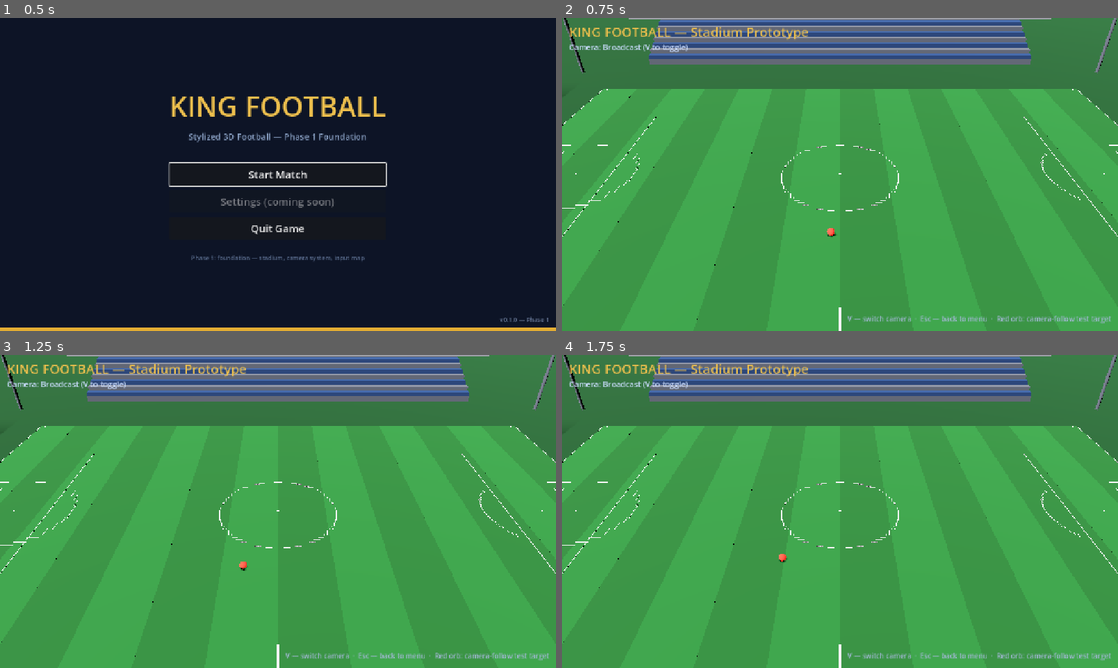
Above: before the commit, frames 1-4 (two rows, left to right).
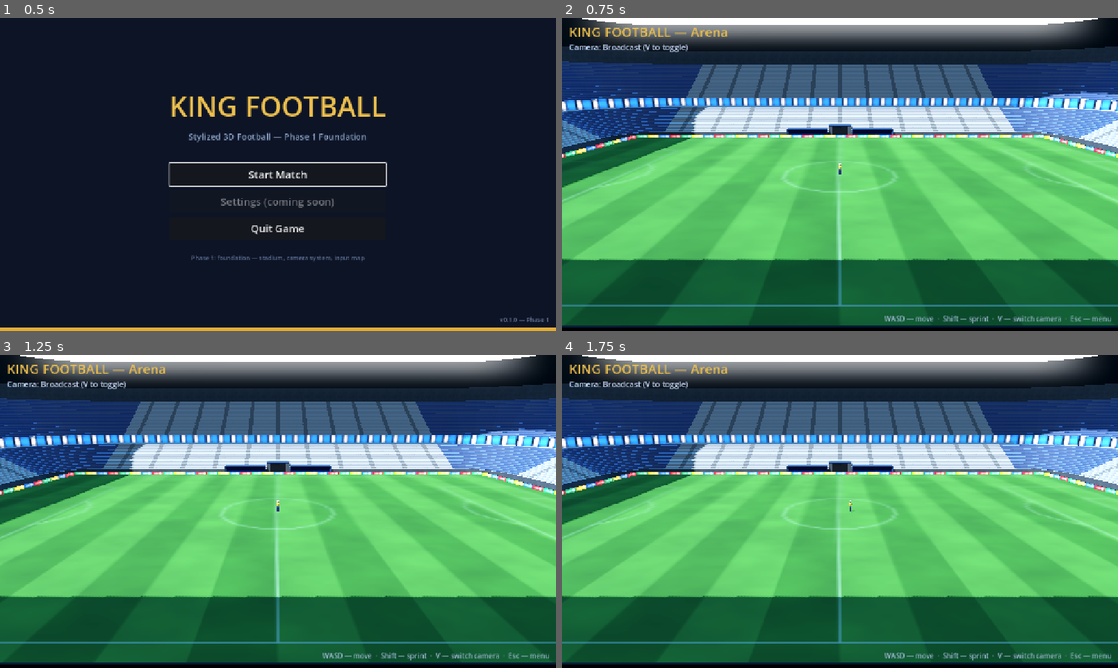
Above: after the commit, the same moments.

Repository: MOT1209/UNITY-GAMES-3D
Game: Godot game, scene res://scenes/main/main.tscn
The game is run twice, just before and just after one commit, with the same random seed, the same clock (stepped at 60 frames per second) and the same inputs.
Inputs (mouse positions are in pixels of both pictures, inside the frame that each line leads up to):
- Up to frame 1 (0.5 s): no input
- Up to frame 2 (0.75 s): click "Start Match" at 0.5 s
- Up to frame 3 (1.25 s): no input
- Up to frame 4 (1.75 s): move the mouse to (962, 495) at 1.27 s; hold D (move_right) from 1.28 s (still down); tap Space (pass) at 1.35 s; tap Shift (sprint) at 1.55 s

Frame 1 is identical in both runs. In frame 2, 92% of the frame differs, in the area x 0-100%, y 0-100%; in frame 3, 92%; in frame 4, 92%.

Commit message:
KING FOOTBALL: Blender stadium arena (GLB match scene) - collision/goal triggers/spawn conversion, broadcast camera, validation 29/29, phase1+2 guards still green

Diff:
--- /dev/null
+++ b/Foßball godot/king-f-oß-ball/resources/configurations/arena_camera_config.tres
@@ -0,0 +1,11 @@
+[gd_resource type="Resource" script_class="CameraConfig" format=3]
+
+[ext_resource type="Script" path="res://scripts/camera/camera_config.gd" id="1_cfg"]
+
+[resource]
+script = ExtResource("1_cfg")
+broadcast_position_offset = Vector3(54, 15, 0)
+broadcast_fov = 50.0
+follow_fov = 65.0
+follow_distance = 14.0
+follow_height = 8.0
--- /dev/null
+++ b/Foßball godot/king-f-oß-ball/scenes/stadium/stadium_arena.tscn
@@ -0,0 +1,93 @@
+[gd_scene format=3]
+
+[ext_resource type="Script" path="res://scripts/environment/stadium_prototype.gd" id="1_root"]
+[ext_resource type="Script" path="res://scripts/environment/stadium_arena.gd" id="2_arena"]
+[ext_resource type="PackedScene" path="res://scenes/player/player.tscn" id="3_player"]
+[ext_resource type="PackedScene" path="res://scenes/camera/game_camera.tscn" id="4_camera"]
+[ext_resource type="Resource" path="res://resources/configurations/arena_camera_config.tres" id="5_camcfg"]
+
+[sub_resource type="ProceduralSkyMaterial" id="sky_material"]
+sky_top_color = Color(0.25, 0.47, 0.8, 1)
+sky_horizon_color = Color(0.62, 0.75, 0.9, 1)
+ground_bottom_color = Color(0.1, 0.12, 0.14, 1)
+ground_horizon_color = Color(0.55, 0.65, 0.75, 1)
+
+[sub_resource type="Sky" id="sky"]
+sky_material = SubResource("sky_material")
+
+[sub_resource type="Environment" id="environment"]
+background_mode = 2
+sky = SubResource("sky")
+ambient_light_source = 3
+ambient_light_sky_contribution = 1.0
+ambient_light_energy = 0.4
+reflected_light_source = 2
+tonemap_mode = 2
+glow_enabled = true
+glow_intensity = 0.35
+glow_bloom = 0.0
+glow_hdr_threshold = 1.5
+
+[node name="StadiumArena" type="Node3D"]
+script = ExtResource("1_root")
+
+[node name="WorldEnvironment" type="WorldEnvironment" parent="."]
+environment = SubResource("environment")
+
+[node name="Sun" type="DirectionalLight3D" parent="."]
+rotation = Vector3(-0.85, 0.6, 0)
+light_energy = 0.9
+shadow_enabled = true
+directional_shadow_max_distance = 220.0
+
+[node name="Arena" type="Node3D" parent="."]
+unique_name_in_owner = true
+script = ExtResource("2_arena")
+
+[node name="Player" parent="." instance=ExtResource("3_player")]
+
+[node name="GameCamera" parent="." node_paths=PackedStringArray("follow_target") instance=ExtResource("4_camera")]
+unique_name_in_owner = true
+current = true
+config = ExtResource("5_camcfg")
+follow_target = NodePath("../Player")
+
+[node name="HUD" type="CanvasLayer" parent="."]
+
+[node name="TitleLabel" type="Label" parent="HUD"]
+layout_direction = 2
+anchor_right = 1.0
+offset_left = 16.0
+offset_top = 10.0
+offset_right = -16.0
+offset_bottom = 52.0
+theme_override_colors/font_color = Color(0.93, 0.75, 0.3, 1)
+theme_override_font_sizes/font_size = 30
+text = "KING FOOTBALL — Arena"
+
+[node name="CameraModeLabel" type="Label" parent="HUD"]
+unique_name_in_owner = true
+layout_direction = 2
+anchor_right = 1.0
+offset_left = 16.0
+offset_top = 54.0
+offset_right = -16.0
+offset_bottom = 84.0
+theme_override_colors/font_color = Color(0.8, 0.87, 1, 1)
+theme_override_font_sizes/font_size = 18
+text = "Camera: Broadcast"
+
+[node name="HintsLabel" type="Label" parent="HUD"]
+layout_direction = 2
+anchor_top = 1.0
+anchor_right = 1.0
+anchor_bottom = 1.0
+offset_left = 16.0
+offset_top = -40.0
+offset_right = -16.0
+offset_bottom = -12.0
+grow_vertical = 0
+theme_override_colors/font_color = Color(0.65, 0.72, 0.85, 1)
+theme_override_font_sizes/font_size = 16
+text = "WASD — move  ·  Shift — sprint  ·  V — switch camera  ·  Esc — menu"
+horizontal_alignment = 2
--- a/Foßball godot/king-f-oß-ball/scripts/core/game_manager.gd
+++ b/Foßball godot/king-f-oß-ball/scripts/core/game_manager.gd
@@ -20,7 +20,8 @@
 }
 
 const SCENE_MAIN := "res://scenes/main/main.tscn"
-const SCENE_STADIUM := "res://scenes/stadium/stadium_prototype.tscn"
+const SCENE_STADIUM := "res://scenes/stadium/stadium_arena.tscn"
+const SCENE_STADIUM_PROTOTYPE := "res://scenes/stadium/stadium_prototype.tscn"
 
 var state: State = State.BOOT:
 	set(value):
--- /dev/null
+++ b/Foßball godot/king-f-oß-ball/scripts/environment/stadium_arena.gd
@@ -0,0 +1,164 @@
+class_name StadiumArena
+extends Node3D
+
+## Loads the Blender-made stadium (assets/models/stadium/stadium.glb) and turns
+## its helper objects into gameplay nodes at runtime:
+##
+##   COL_*            -> StaticBody3D with a trimesh shape (mesh removed)
+##   TRIGGER_Goal_N/S -> Area3D goal volume, emits `goal_entered`
+##   SPAWN_*          -> stored in `spawn_points` (Transform3D)
+##
+## Conventions match FootballPitch: centre (0,0,0), length along Z,
+## goal lines at z = ±52.5, grass top at y = 0.
+## Goal "N" is the -Z end, goal "S" is the +Z end.
+
+signal goal_entered(goal_id: StringName, body: Node3D)
+signal arena_built
+
+const DEFAULT_MODEL_PATH := "res://assets/models/stadium/stadium.glb"
+const PREFIX_COLLISION := "COL_"
+const PREFIX_TRIGGER := "TRIGGER_Goal_"
+const PREFIX_SPAWN := "SPAWN_"
+
+## Leave empty to use DEFAULT_MODEL_PATH.
+@export var model: PackedScene
+@export var show_trees := true
+@export_flags_3d_physics var collision_layer := 1
+@export_flags_3d_physics var trigger_mask := 1
+## Multiplier for emissive parts (LED ribbons, ad boards, screens, roof lights).
+@export_range(0.0, 3.0, 0.05) var emission_scale := 0.45
+## Multiplies the grass texture colour (darker / richer pitch when < 1).
+@export var pitch_tint := Color(0.72, 0.8, 0.72)
+## When set, only bodies in this group fire `goal_entered` (e.g. &"ball").
+@export var goal_body_group: StringName = &""
+
+var spawn_points: Dictionary = {}   # StringName -> Transform3D
+var goal_areas: Dictionary = {}     # StringName -> Area3D
+var collision_bodies: Array[StaticBody3D] = []
+var model_root: Node3D
+
+
+func _ready() -> void:
+	build()
+
+
+func build() -> void:
+	var scene := model if model != null else load(DEFAULT_MODEL_PATH) as PackedScene
+	if scene == null:
+		push_error("StadiumArena: cannot load %s" % DEFAULT_MODEL_PATH)
+		return
+	model_root = scene.instantiate()
+	model_root.name = "Model"
+	add_child(model_root)
+
+	for node: Node in model_root.find_children("*", "", true, false):
+		var n := String(node.name)
+		if n.begins_with(PREFIX_COLLISION):
+			_make_collision(node as MeshInstance3D)
+		elif n.begins_with(PREFIX_TRIGGER):
+			_make_goal_trigger(node as MeshInstance3D, StringName(n.trim_prefix(PREFIX_TRIGGER)))
+		elif n.begins_with(PREFIX_SPAWN):
+			spawn_points[StringName(n.trim_prefix(PREFIX_SPAWN))] = (node as Node3D).global_transform
+		elif n == "Trees":
+			(node as Node3D).visible = show_trees
+		elif n == "Pitch" or n == "Plaza":
+			(node as GeometryInstance3D).cast_shadow = GeometryInstance3D.SHADOW_CASTING_SETTING_OFF
+			if n == "Pitch":
+				_tint_pitch(node as MeshInstance3D)
+		if node is MeshInstance3D and n.begins_with("Goal_"):
+			_fix_net_material(node)
+		if node is MeshInstance3D and not n.begins_with(PREFIX_COLLISION) \
+				and not n.begins_with(PREFIX_TRIGGER):
+			_scale_emission(node)
+	arena_built.emit()
+
+
+## Returns the stored spawn transform, or identity when the id is unknown.
+func get_spawn(id: StringName) -> Transform3D:
+	return spawn_points.get(id, Transform3D.IDENTITY)
+
+
+func _make_collision(mesh_node: MeshInstance3D) -> void:
+	if mesh_node == null or mesh_node.mesh == null:
+		return
+	var body := StaticBody3D.new()
+	body.name = mesh_node.name
+	body.collision_layer = collision_layer
+	body.collision_mask = 0
+	var shape := CollisionShape3D.new()
+	shape.shape = mesh_node.mesh.create_trimesh_shape()
+	body.add_child(shape)
+	add_child(body)
+	body.global_transform = mesh_node.global_transform
+	collision_bodies.append(body)
+	mesh_node.queue_free()
+
+
+func _make_goal_trigger(mesh_node: MeshInstance3D, goal_id: StringName) -> void:
+	if mesh_node == null or mesh_node.mesh == null:
+		return
+	var area := Area3D.new()
+	area.name = "GoalTrigger_%s" % goal_id
+	area.collision_layer = 0
+	area.collision_mask = trigger_mask
+	area.monitorable = false
+	var shape := CollisionShape3D.new()
+	shape.shape = mesh_node.mesh.create_convex_shape()
+	area.add_child(shape)
+	add_child(area)
+	area.global_transform = mesh_node.global_transform
+	area.body_entered.connect(_on_goal_body_entered.bind(goal_id))
+	goal_areas[goal_id] = area
+	mesh_node.queue_free()
+
+
+func _on_goal_body_entered(body: Node3D, goal_id: StringName) -> void:
+	if goal_body_group != &"" and not body.is_in_group(goal_body_group):
+		return
+	goal_entered.emit(goal_id, body)
+
+
+var _emissive_copies: Dictionary = {}
+
+
+func _tint_pitch(mesh_node: MeshInstance3D) -> void:
+	if mesh_node == null or pitch_tint == Color.WHITE:
+		return
+	var src := mesh_node.mesh.surface_get_material(0) as BaseMaterial3D
+	if src == null:
+		return
+	var grass := src.duplicate() as BaseMaterial3D
+	grass.albedo_color = src.albedo_color * pitch_tint
+	mesh_node.set_surface_override_material(0, grass)
+
+
+func _scale_emission(mesh_node: MeshInstance3D) -> void:
+	if is_equal_approx(emission_scale, 1.0) or mesh_node.mesh == null:
+		return
+	for i in mesh_node.mesh.get_surface_count():
+		var src := mesh_node.mesh.surface_get_material(i) as BaseMaterial3D
+		if src == null or not src.emission_enabled:
+			continue
+		if not _emissive_copies.has(src):
+			var copy := src.duplicate() as BaseMaterial3D
+			copy.emission_energy_multiplier = src.emission_energy_multiplier * emission_scale
+			_emissive_copies[src] = copy
+		mesh_node.set_surface_override_material(i, _emissive_copies[src])
+
+
+## The net texture has holes: render it with alpha scissor (no sorting
+## problems, casts proper shadows) and from both sides.
+func _fix_net_material(mesh_node: MeshInstance3D) -> void:
+	for i in mesh_node.mesh.get_surface_count():
+		var src := mesh_node.mesh.surface_get_material(i) as BaseMaterial3D
+		if src == null or not src.resource_name.contains("net"):
+			continue
+		var net := StandardMaterial3D.new()
+		net.resource_name = "M_net_scissor"
+		net.albedo_texture = src.albedo_texture
+		net.albedo_color = Color.WHITE
+		net.transparency = BaseMaterial3D.TRANSPARENCY_ALPHA_SCISSOR
+		net.alpha_scissor_threshold = 0.5
+		net.cull_mode = BaseMaterial3D.CULL_DISABLED
+		net.roughness = 0.8
+		mesh_node.set_surface_override_material(i, net)
--- a/Foßball godot/king-f-oß-ball/tests/screenshot_runner.gd
+++ b/Foßball godot/king-f-oß-ball/tests/screenshot_runner.gd
@@ -3,6 +3,8 @@
 ##   godot --path . res://tests/screenshot_runner.tscn -- menu
 ##   godot --path . res://tests/screenshot_runner.tscn -- stadium
 ##   godot --path . res://tests/screenshot_runner.tscn -- stadium_follow
+##   godot --path . res://tests/screenshot_runner.tscn -- arena
+##   godot --path . res://tests/screenshot_runner.tscn -- arena_follow
 ## Saves PNG into res://assets/placeholders/validation/ and quits.
 extends Node
 
@@ -15,7 +17,9 @@
 	var mode := args[0] if args.size() > 0 else "menu"
 
 	var scene_path := "res://ui/main_menu/main_menu.tscn"
-	if mode != "menu":
+	if mode.begins_with("arena"):
+		scene_path = "res://scenes/stadium/stadium_arena.tscn"
+	elif mode != "menu":
 		scene_path = "res://scenes/stadium/stadium_prototype.tscn"
 
 	var scene: Node = load(scene_path).instantiate()
@@ -29,20 +33,23 @@
 
 	add_child(scene)
 
-	if mode == "stadium_follow":
+	if mode == "stadium_follow" or mode == "arena_follow":
 		var camera: GameCamera = scene.get_node("%GameCamera")
 		camera.set_mode(GameCamera.Mode.FOLLOW)
 		for i in FOLLOW_FRAMES:
 			await get_tree().process_frame
 
-	if mode == "stadium":
+	if mode == "stadium" or mode == "arena":
 		await get_tree().create_timer(1.0).timeout
 
 	for i in STABILIZE_FRAMES:
 		await get_tree().process_frame
 
 	var image := get_viewport().get_texture().get_image()
-	var out_path := "res://assets/placeholders/validation/phase1_%s.png" % mode
+	var prefix := "arena_" if mode.begins_with("arena") else "phase1_"
+	var out_path := "res://assets/placeholders/validation/%s%s.png" % [prefix, mode.trim_prefix("arena_").trim_prefix("arena")]
+	if mode == "arena":
+		out_path = "res://assets/placeholders/validation/arena_broadcast.png"
 	image.save_png(out_path)
 	print("[SCREENSHOT] saved %s (%dx%d)" % [out_path, image.get_width(), image.get_height()])
 	get_tree().quit()
--- /dev/null
+++ b/Foßball godot/king-f-oß-ball/tests/stadium_arena_validation.gd
@@ -0,0 +1,138 @@
+## Stadium arena (GLB) validation suite — runs headless:
+##   godot --headless --path . res://tests/stadium_arena_validation.tscn
+## Asserts: GLB + scene load, helper objects converted (collision bodies,
+## goal triggers, spawn points), no helper mesh left visible, ground collision
+## everywhere a player/ball can go, player stands on the arena, a ball shot
+## into each goal fires `goal_entered` and is stopped by the net, the
+## broadcast camera sees the centre spot, GameManager starts this scene.
+
+extends Node
+
+const SCENE := "res://scenes/stadium/stadium_arena.tscn"
+const GLB := "res://assets/models/stadium/stadium.glb"
+
+var _passed := 0
+var _failed := 0
+var _root: Node3D
+var _arena: StadiumArena
+var _goals: Array[StringName] = []
+
+
+func _check(condition: bool, test_name: String, detail := "") -> void:
+	if condition:
+		_passed += 1
+		print("[PASS] %s" % test_name)
+	else:
+		_failed += 1
+		print("[FAIL] %s%s" % [test_name, (" — " + detail) if detail != "" else ""])
+
+
+func _ready() -> void:
+	await get_tree().process_frame
+	print("=== KING FOOTBALL — Stadium arena validation ===")
+	_check(load(GLB) != null, "GLB loads: %s" % GLB)
+	var packed: PackedScene = load(SCENE)
+	_check(packed != null, "Scene loads: %s" % SCENE)
+	if packed == null:
+		_finish()
+		return
+	_root = packed.instantiate()
+	add_child(_root)
+	await _physics_frames(3)
+	_arena = _root.get_node("%Arena")
+	_arena.goal_entered.connect(func(id: StringName, _b: Node3D) -> void: _goals.append(id))
+
+	_test_structure()
+	_test_ground_coverage()
+	await _test_player_grounded()
+	await _test_goal(&"N", -1.0)
+	await _test_goal(&"S", 1.0)
+	_test_broadcast_view()
+	_check(GameManager.SCENE_STADIUM == SCENE, "GameManager.start_match opens the arena")
+	_finish()
+
+
+func _finish() -> void:
+	print("=== Validation summary: %d passed, %d failed ===" % [_passed, _failed])
+	get_tree().quit(1 if _failed > 0 else 0)
+
+
+func _physics_frames(n: int) -> void:
+	for i in n:
+		await get_tree().physics_frame
+
+
+func _test_structure() -> void:
+	_check(_arena.model_root != null, "Arena instanced the GLB model")
+	var names := _arena.collision_bodies.map(func(b: StaticBody3D) -> String: return b.name)
+	for expected: String in ["COL_Ground", "COL_Stands", "COL_Facade", "COL_AdBoards", "COL_Goal_N", "COL_Goal_S"]:
+		_check(expected in names, "Collision body built: %s" % expected)
+	_check(_arena.goal_areas.has(&"N") and _arena.goal_areas.has(&"S"), "Goal triggers N and S built")
+	for id: StringName in [&"Kickoff", &"Home_Bench", &"Away_Bench", &"Tunnel"]:
+		_check(_arena.spawn_points.has(id), "Spawn point: %s" % id)
+	_check(_arena.get_spawn(&"Kickoff").origin.length() < 0.01, "Kickoff spawn at the centre spot")
+	var leftovers := _arena.model_root.find_children("COL_*", "MeshInstance3D", true, false) \
+			+ _arena.model_root.find_children("TRIGGER_*", "MeshInstance3D", true, false)
+	_check(leftovers.all(func(n: Node) -> bool: return n.is_queued_for_deletion()),
+			"No helper mesh left in the render")
+	var visible_meshes := _arena.model_root.find_children("*", "MeshInstance3D", true, false)
+	_check(visible_meshes.size() >= 15, "Visual meshes present (%d)" % visible_meshes.size())
+
+
+func _ray_down(x: float, z: float) -> Dictionary:
+	var space := _arena.get_world_3d().direct_space_state
+	var q := PhysicsRayQueryParameters3D.create(Vector3(x, 5.0, z), Vector3(x, -5.0, z))
+	q.exclude = [(_root.get_node("Player") as CollisionObject3D).get_rid()]
+	return space.intersect_ray(q)
+
+
+func _test_ground_coverage() -> void:
+	# Pitch, run-off between touchline and stands (fell through in Phase 1),
+	# corner of the pitch, and the outside plaza.
+	for p: Vector2 in [Vector2(0, 0), Vector2(38.5, 0), Vector2(34, 52.5),
+			Vector2(-36.0, 55.0), Vector2(110, 0)]:
+		var hit := _ray_down(p.x, p.y)
+		_check(not hit.is_empty() and absf(hit.position.y) < 0.05,
+				"Ground collision at (%.1f, %.1f)" % [p.x, p.y],
+				"no hit" if hit.is_empty() else "hit y=%.2f" % hit.position.y)
+
+
+func _test_player_grounded() -> void:
+	var player: CharacterBody3D = _root.get_node("Player")
+	player.global_position = Vector3(0, 1.0, 10)
+	await _physics_frames(90)
+	_check(player.is_on_floor() and absf(player.global_position.y) < 0.1,
+			"Player lands and stands on the arena floor",
+			"y=%.3f floor=%s" % [player.global_position.y, player.is_on_floor()])
+
+
+func _test_goal(id: StringName, dir: float) -> void:
+	_goals.clear()
+	var ball := RigidBody3D.new()
+	ball.name = "TestBall_%s" % id
+	ball.mass = 0.43
+	var cs := CollisionShape3D.new()
+	var sphere := SphereShape3D.new()
+	sphere.radius = 0.11
+	cs.shape = sphere
+	ball.add_child(cs)
+	ball.continuous_cd = true
+	_root.add_child(ball)
+	ball.global_position = Vector3(1.0, 0.8, dir * 45.0)
+	ball.linear_velocity = Vector3(0.0, 2.0, dir * 22.0)
+	await _physics_frames(180)
+	_check(id in _goals, "Shot into goal %s fires goal_entered(%s)" % [id, id], "got %s" % [_goals])
+	var z := absf(ball.global_position.z)
+	_check(z < 54.7 and z > 52.0, "Net stops the ball in goal %s" % id, "ball |z|=%.2f" % z)
+	ball.queue_free()
+
+
+func _test_broadcast_view() -> void:
+	var cam: GameCamera = _root.get_node("%GameCamera")
+	cam.set_mode(GameCamera.Mode.BROADCAST)
+	var from := cam.config.broadcast_look_target + cam.config.broadcast_position_offset
+	var space := _arena.get_world_3d().direct_space_state
+	var q := PhysicsRayQueryParameters3D.create(from, Vector3(0, 0.3, 0))
+	var hit := space.intersect_ray(q)
+	_check(hit.is_empty(), "Broadcast camera has a clear line of sight to the centre spot",
+			"" if hit.is_empty() else "blocked by %s" % hit.collider.name)
--- /dev/null
+++ b/Foßball godot/king-f-oß-ball/tests/stadium_arena_validation.tscn
@@ -0,0 +1,6 @@
+[gd_scene format=3]
+
+[ext_resource type="Script" path="res://tests/stadium_arena_validation.gd" id="1_test"]
+
+[node name="StadiumArenaValidation" type="Node"]
+script = ExtResource("1_test")
Binary file added: Foßball godot/king-f-oß-ball/assets/models/stadium/stadium.glb
Not shown, added: Foßball godot/king-f-oß-ball/assets/models/stadium/stadium.glb.import
Binary file added: Foßball godot/king-f-oß-ball/assets/models/stadium/stadium_T_AdBoard.png
Not shown, added: Foßball godot/king-f-oß-ball/assets/models/stadium/stadium_T_AdBoard.png.import
Binary file added: Foßball godot/king-f-oß-ball/assets/models/stadium/stadium_T_Concrete.png
Not shown, added: Foßball godot/king-f-oß-ball/assets/models/stadium/stadium_T_Concrete.png.import
Binary file added: Foßball godot/king-f-oß-ball/assets/models/stadium/stadium_T_ConcreteDark.png
Not shown, added: Foßball godot/king-f-oß-ball/assets/models/stadium/stadium_T_ConcreteDark.png.import
Binary file added: Foßball godot/king-f-oß-ball/assets/models/stadium/stadium_T_LED.png
Not shown, added: Foßball godot/king-f-oß-ball/assets/models/stadium/stadium_T_LED.png.import
Binary file added: Foßball godot/king-f-oß-ball/assets/models/stadium/stadium_T_Net.png
Not shown, added: Foßball godot/king-f-oß-ball/assets/models/stadium/stadium_T_Net.png.import
(and 21 more such lines)
